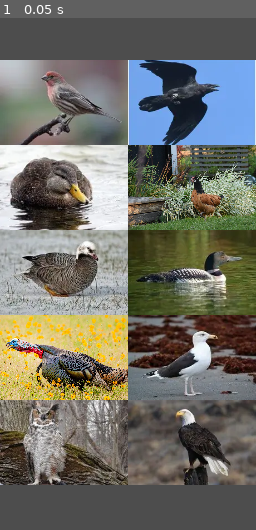
Above: before the commit, frame 1.
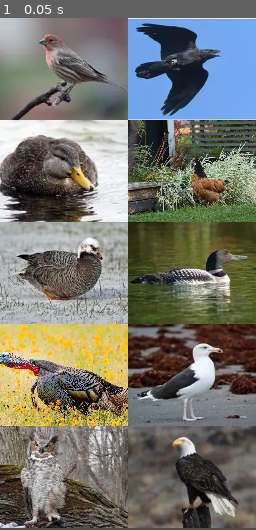
Above: after the commit, the same moment.

Repository: jkvastad/staff-of-birdcalls
Game: Godot game, scene res://main.tscn
Same seed, same stepped clock (60 frames per second), same inputs: the game is played once before the commit and once after it.
Inputs:
- Up to frame 1 (0.05 s): no input

The runs differ from the first frame. In frame 1, 69% of the frame differs, in the area x 0-100%, y 0-100%.

Commit message:
removed top and bottom margin

Diff:
--- a/main.gd
+++ b/main.gd
@@ -13,7 +13,7 @@
 		# allow mouse input to pass through buttons, enabling touch scroll
 		bird_button.mouse_filter = Control.MOUSE_FILTER_PASS
 		bird_button.stretch_mode = TextureButton.STRETCH_SCALE
-		bird_button.custom_minimum_size = Vector2(icon_size.x/2,icon_size.y/6)
+		bird_button.custom_minimum_size = Vector2(icon_size.x/2,icon_size.y/5)
 		bird_button.ignore_texture_size = true
 		bird_button.size_flags_horizontal = Control.SIZE_SHRINK_CENTER
 		bird_button.texture_normal = load("res://Birdcalls/" + bird_name + "/icon.webp")
--- a/main.tscn
+++ b/main.tscn
@@ -20,6 +20,7 @@
 grow_vertical = 2
 
 [node name="TopMargin" type="Control" parent="VBoxContainer" unique_id=655448657]
+visible = false
 layout_mode = 2
 size_flags_vertical = 3
 
@@ -38,6 +39,7 @@
 theme_override_constants/v_separation = 0
 
 [node name="BottomMargin" type="Control" parent="VBoxContainer" unique_id=1013135203]
+visible = false
 layout_mode = 2
 size_flags_vertical = 3
 
